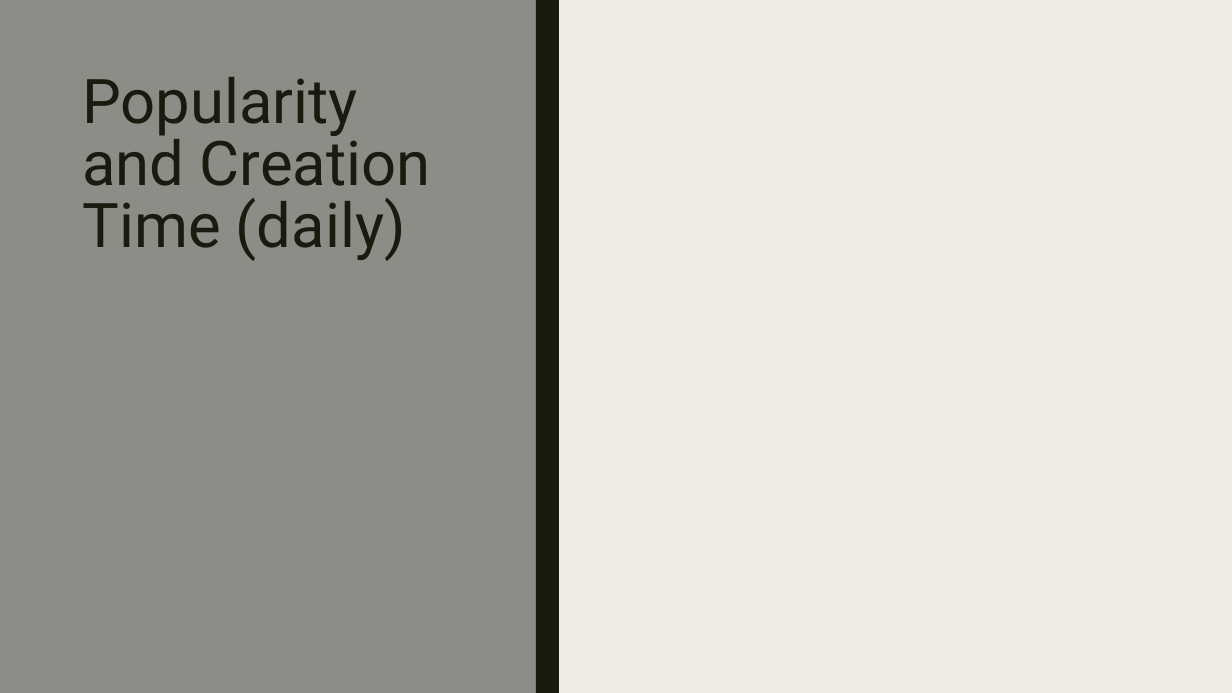
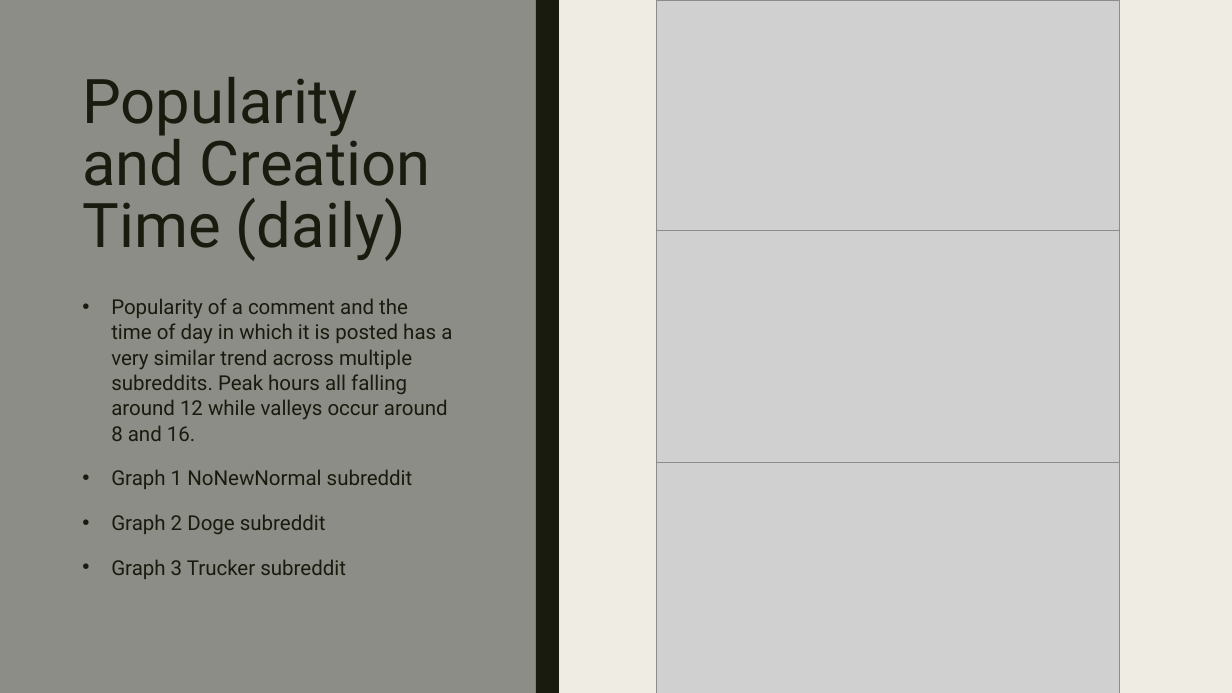
Before and after one commit to EvaTarr/CMPT412Project, a slide deck: slide 8 of presentation.pptx. Drawn at 1232x693 pixels with LibreOffice and Linux fonts; fonts in the diff are those of the drawing; grey boxes stand for pictures. Boxes give left, top, right and bottom in pixels: in the first picture for what was removed or moved away, otherwise in the second. Text is boxed around its words. In the diff, an @@ line names an element or a change of style, - is before the commit and + after.

Commit message:
-Finished running dayTimeCreationAndScore.py -Added more data to presentation -Added graph files

```diff
--- a/presentation.pptx
+++ b/presentation.pptx
@@ picture added at [657, 0, 1120, 231] @@
@@ picture added at [657, 231, 1120, 462] @@
@@ text added at [111, 298, 452, 579], 16 pt, text #191B0E @@
+• Popularity of a comment and the time of day in which it is posted has a very similar trend across multiple subreddits. Peak hours all falling around 12 while valleys occur around 8 and 16.
+• Graph 1 NoNewNormal subreddit
+• Graph 2 Doge subreddit
+• Graph 3 Trucker subreddit
@@ picture added at [657, 462, 1120, 693] @@
```
Also in this commit, not shown: 1 other slide changed, 5 other files.
